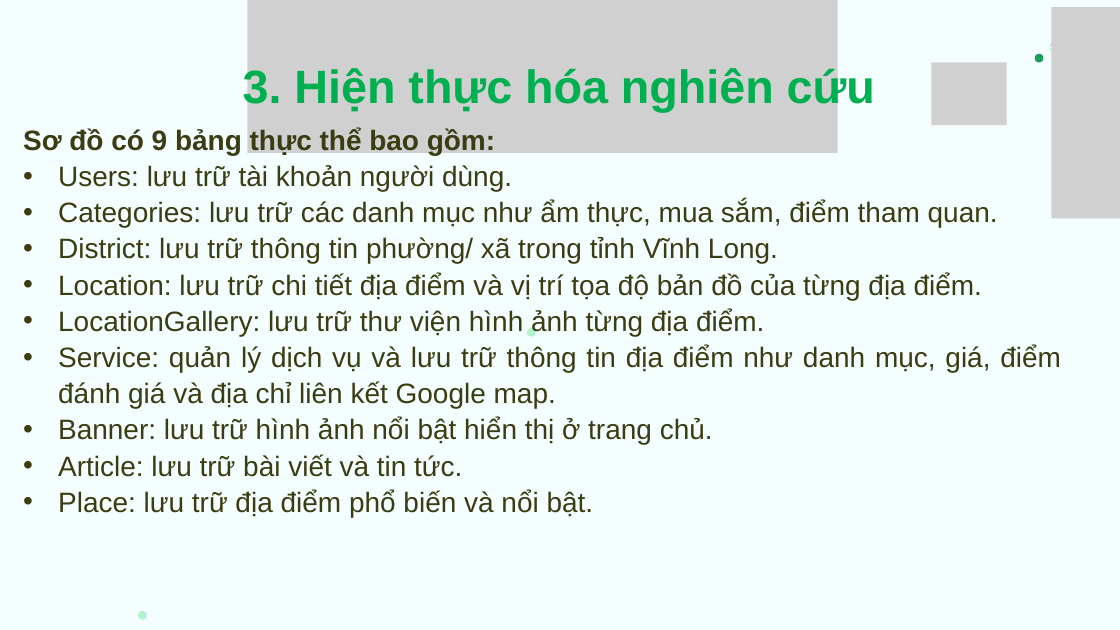
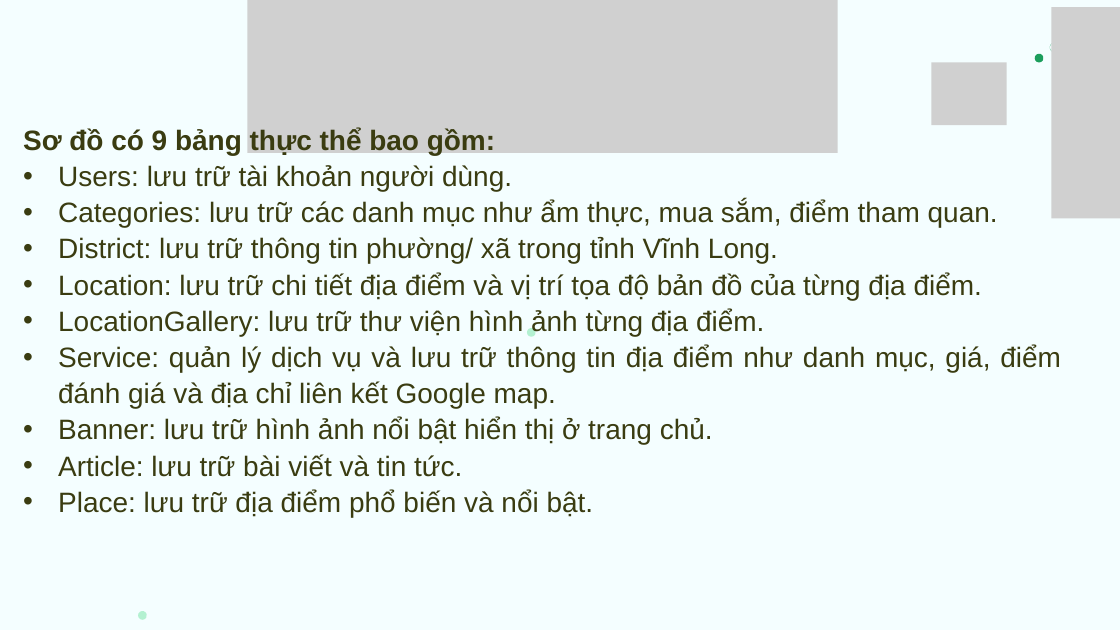
Before and after one commit to nhat11111111/tn-da22ttb-phamminhnhat-goiyamthucVL, a slide deck: slide 11 of docs/pptx/tn-da22ttb-phamminhnhat-goiyamthucVL.pptx (slide 9 before the commit). Drawn at 1120x630 pixels with LibreOffice and Linux fonts; fonts in the diff are those of the drawing; grey boxes stand for pictures. Boxes give left, top, right and bottom in pixels: in the first picture for what was removed or moved away, otherwise in the second. Text is boxed around its words. In the diff, an @@ line names an element or a change of style, - is before the commit and + after.

```diff
--- a/docs/pptx/tn-da22ttb-phamminhnhat-goiyamthucVL.pptx
+++ b/docs/pptx/tn-da22ttb-phamminhnhat-goiyamthucVL.pptx
@@ text removed at (243, 67, 875, 113) @@
-3. Hiện thực hóa nghiên cứu
```
Also in this commit, not shown: 1 other slide changed, 2 slides added, 8 other files.
